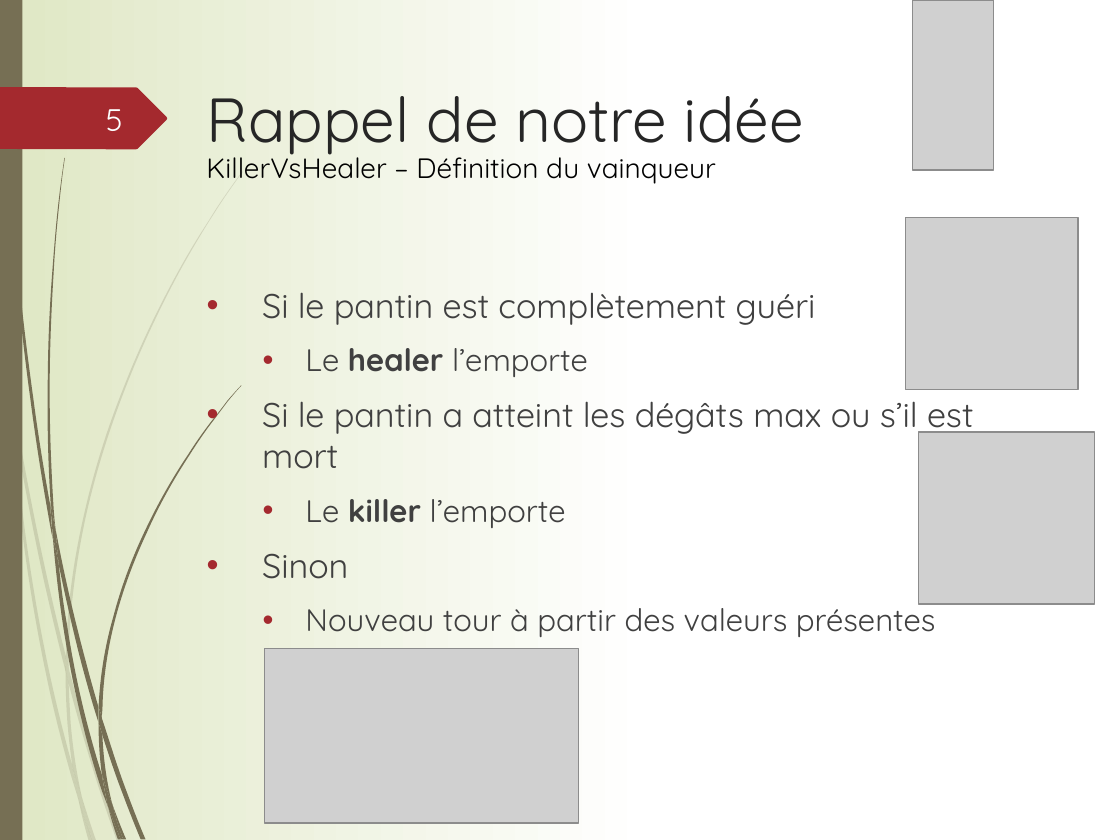
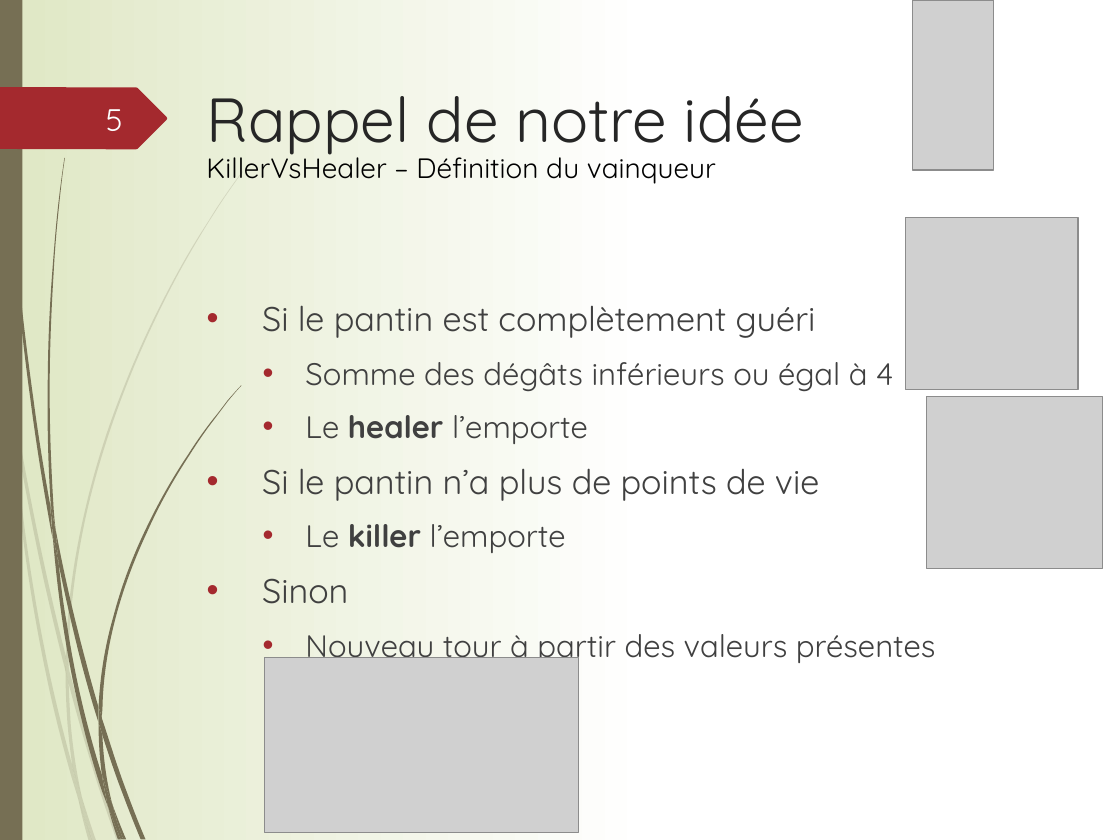
Before and after one commit to jermoret/KillerVsHealer, a slide deck: slide 5 of Presentation/KillerVsHealer.pptx. Drawn at 1120x840 pixels with LibreOffice and Linux fonts; fonts in the diff are those of the drawing; grey boxes stand for pictures. Boxes give left, top, right and bottom in pixels: in the first picture for what was removed or moved away, otherwise in the second. Text is boxed around its words. In the diff, an @@ line names an element or a change of style, - is before the commit and + after.

```diff
--- a/Presentation/KillerVsHealer.pptx
+++ b/Presentation/KillerVsHealer.pptx
@@ text "Si le pantin est complètement ...": place and size @@
-text "Si le pantin est complètement ..." at (262, 292, 974, 637)
+text "Si le pantin est complètement ..." at (262, 305, 936, 665)
@@ text at (305, 362, 893, 391): paragraph added @@
+  • Somme des dégâts inférieurs ou égal à 4
@@ picture: place and size @@
-picture at (918, 432, 1095, 605)
+picture at (926, 396, 1103, 569)
@@ text at (262, 468, 819, 501): text changed @@
-• Si le pantin a atteint les dégâts max ou s’il est mort
+• Si le pantin n’a plus de points de vie
@@ picture: place and size @@
-picture at (264, 648, 579, 823)
+picture at (264, 657, 579, 832)
```
Also in this commit, not shown: 1 other slide changed, 1 other file.
